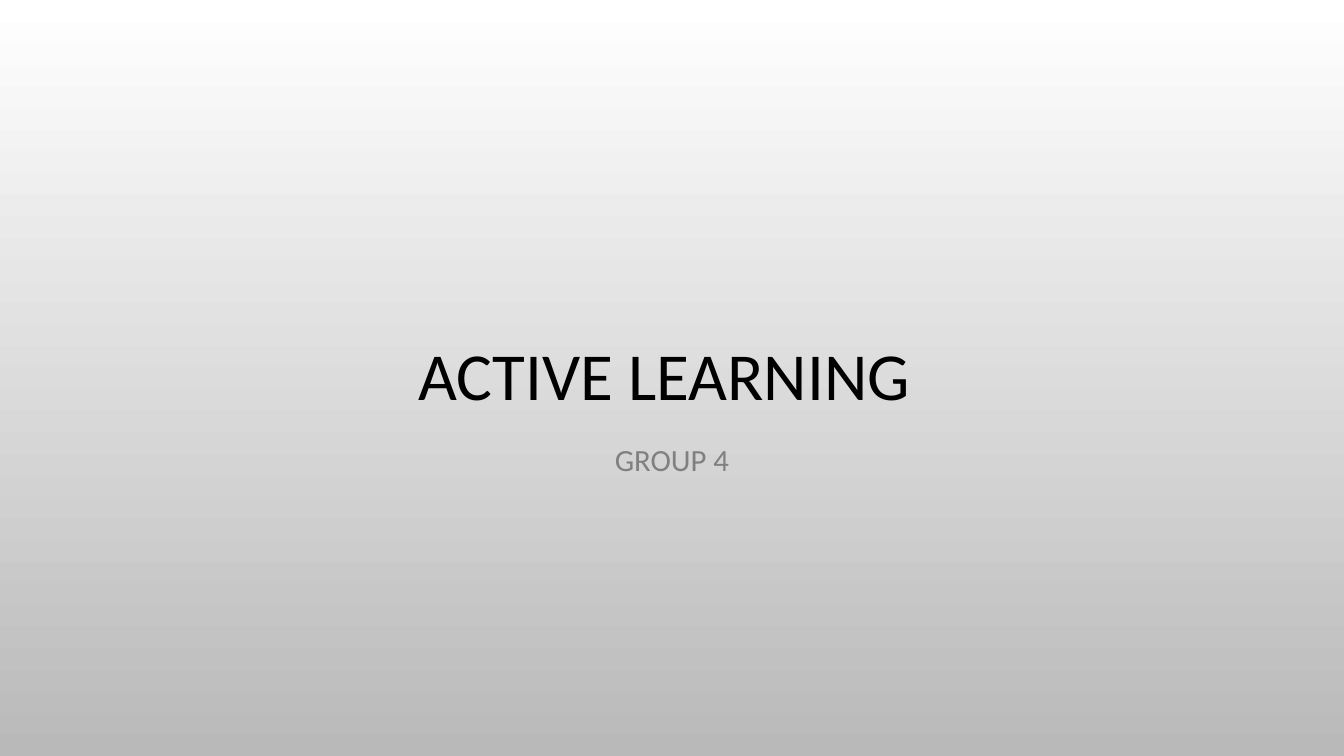
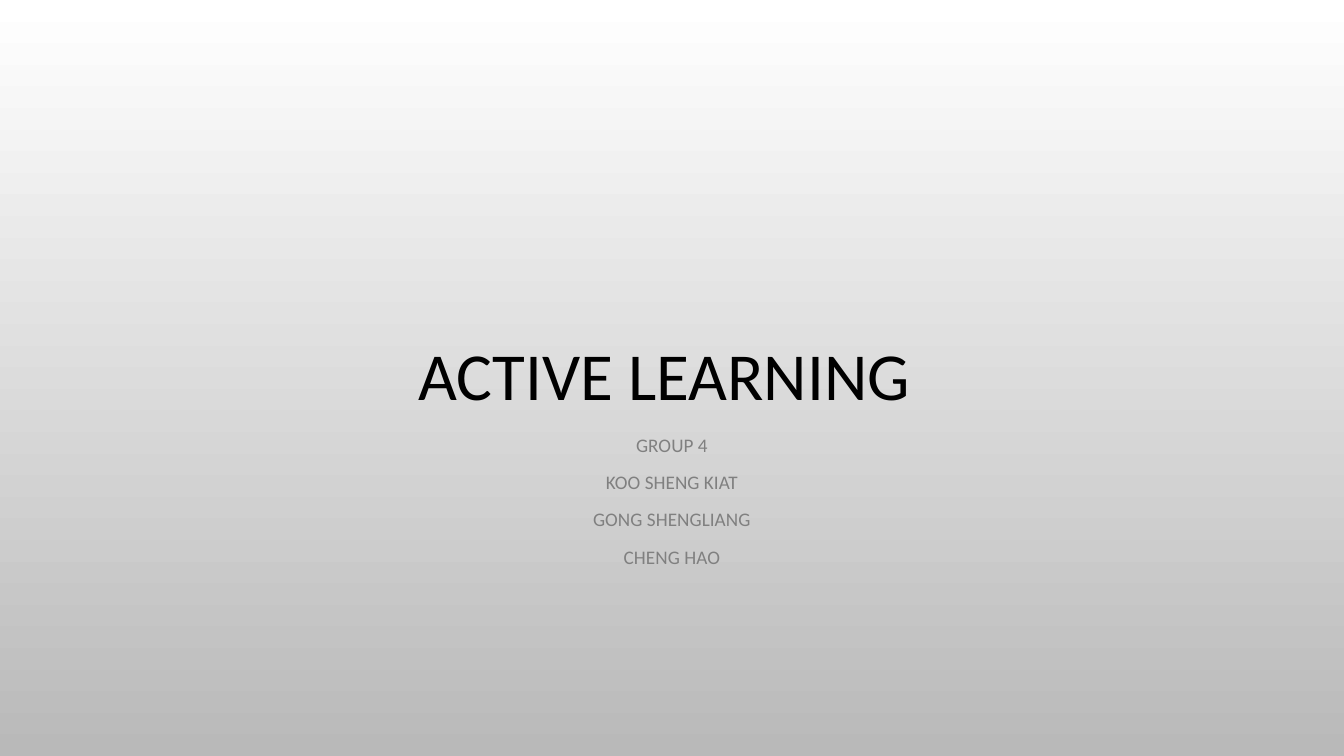
Before and after one commit to chenghao1983/9EA0F9C3-119A-4D20-9D56-E444CBEC5925_Active_Learning_Group4, a slide deck: slide 1 of Doc/Active_Learning_Group4_Presentation.pptx. Drawn at 1344x756 pixels with LibreOffice and Linux fonts; fonts in the diff are those of the drawing; background and template pictures are left out. Boxes give left, top, right and bottom in pixels: in the first picture for what was removed or moved away, otherwise in the second. Text is boxed around its words. In the diff, an @@ line names an element or a change of style, - is before the commit and + after.

```diff
--- a/Doc/Active_Learning_Group4_Presentation.pptx
+++ b/Doc/Active_Learning_Group4_Presentation.pptx
@@ subtitle at [636, 440, 708, 452]: size 22 to 13.8 pt in "GROUP 4"; line spacing 1.2 to 1 @@
@@ subtitle at [593, 477, 750, 564]: paragraphs added @@
+KOO SHENG KIAT
+GONG SHENGLIANG
+CHENG HAO
```
Also in this commit, not shown: 2 other slides changed.
